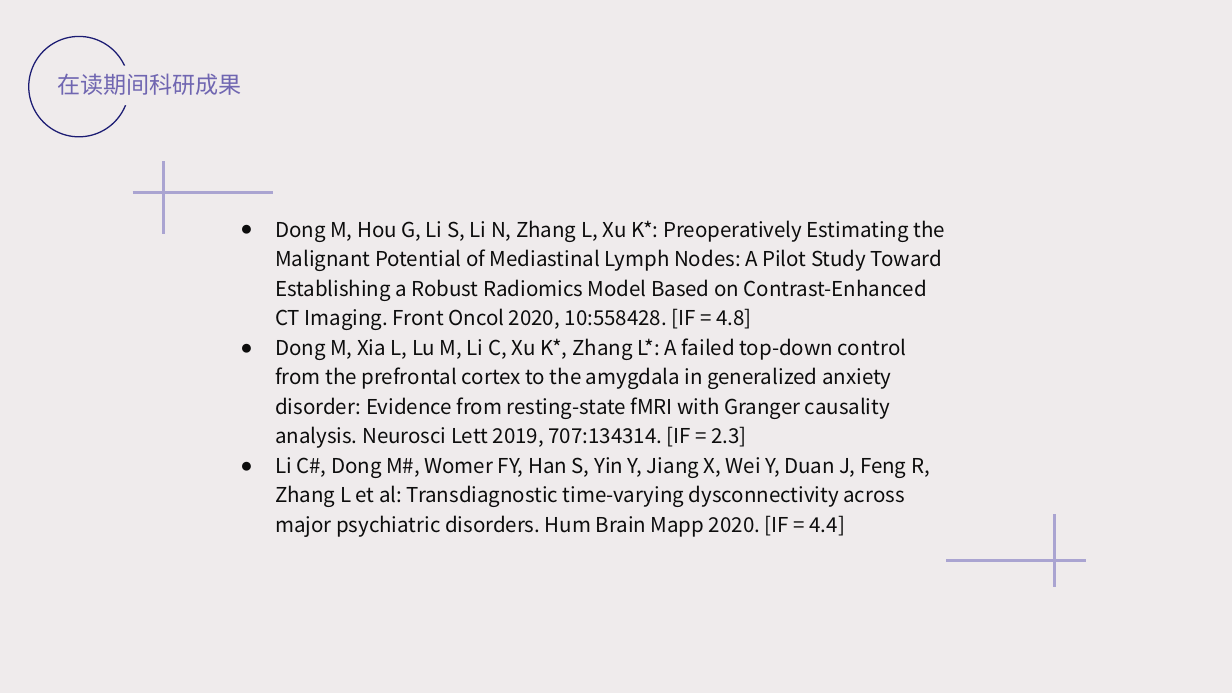
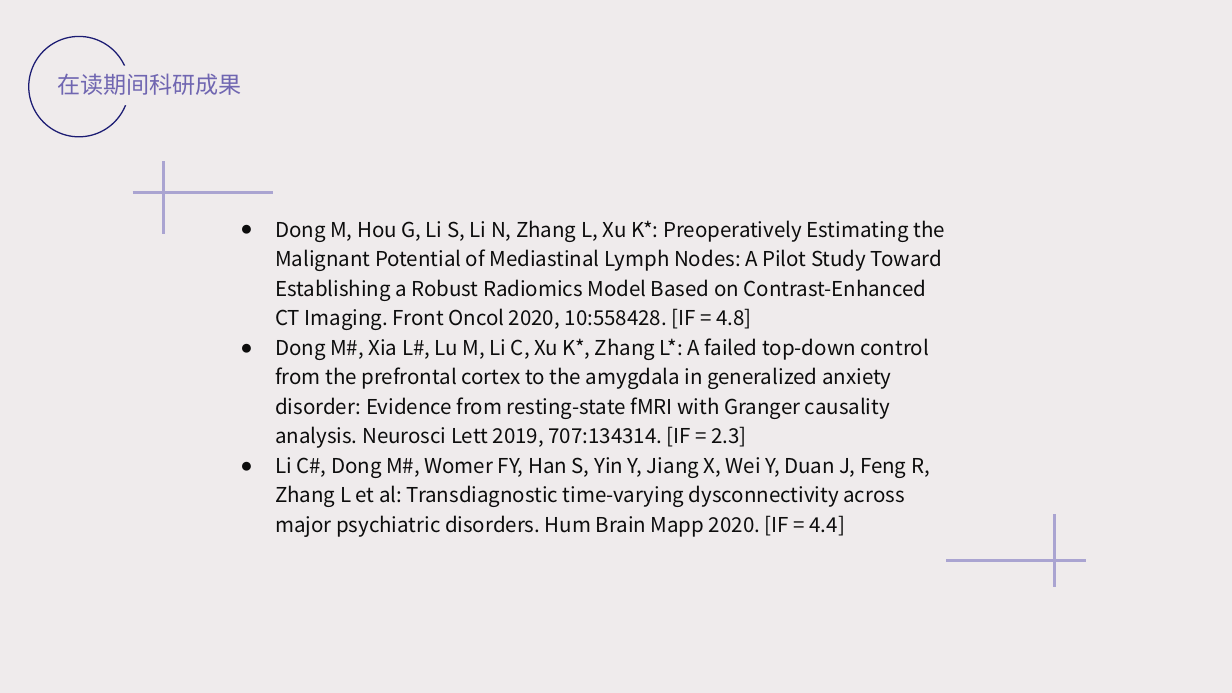
Before and after one commit to dongmengshi/-, a slide deck: slide 31 of ppt/毕业答辩PPT.pptx. Drawn at 1232x693 pixels with LibreOffice and Linux fonts; fonts in the diff are those of the drawing. Boxes give left, top, right and bottom in pixels: in the first picture for what was removed or moved away, otherwise in the second. Text is boxed around its words. In the diff, an @@ line names an element or a change of style, - is before the commit and + after.

```diff
--- a/ppt/毕业答辩PPT.pptx
+++ b/ppt/毕业答辩PPT.pptx
@@ text at [275,338,929,448]: text changed @@
-● Dong M, Xia L, Lu M, Li C, Xu K*, Zhang L*: A failed top-down control from the prefrontal cortex to the amygdala in generalized anxiety disorder: Evidence from resting-state fMRI with Granger causality analysis. Neurosci Lett 2019, 707:134314. [IF = 2.3]
+● Dong M#, Xia L#, Lu M, Li C, Xu K*, Zhang L*: A failed top-down control from the prefrontal cortex to the amygdala in generalized anxiety disorder: Evidence from resting-state fMRI with Granger causality analysis. Neurosci Lett 2019, 707:134314. [IF = 2.3]
```
Also in this commit, not shown: 6 other slides changed, 1 other file.
